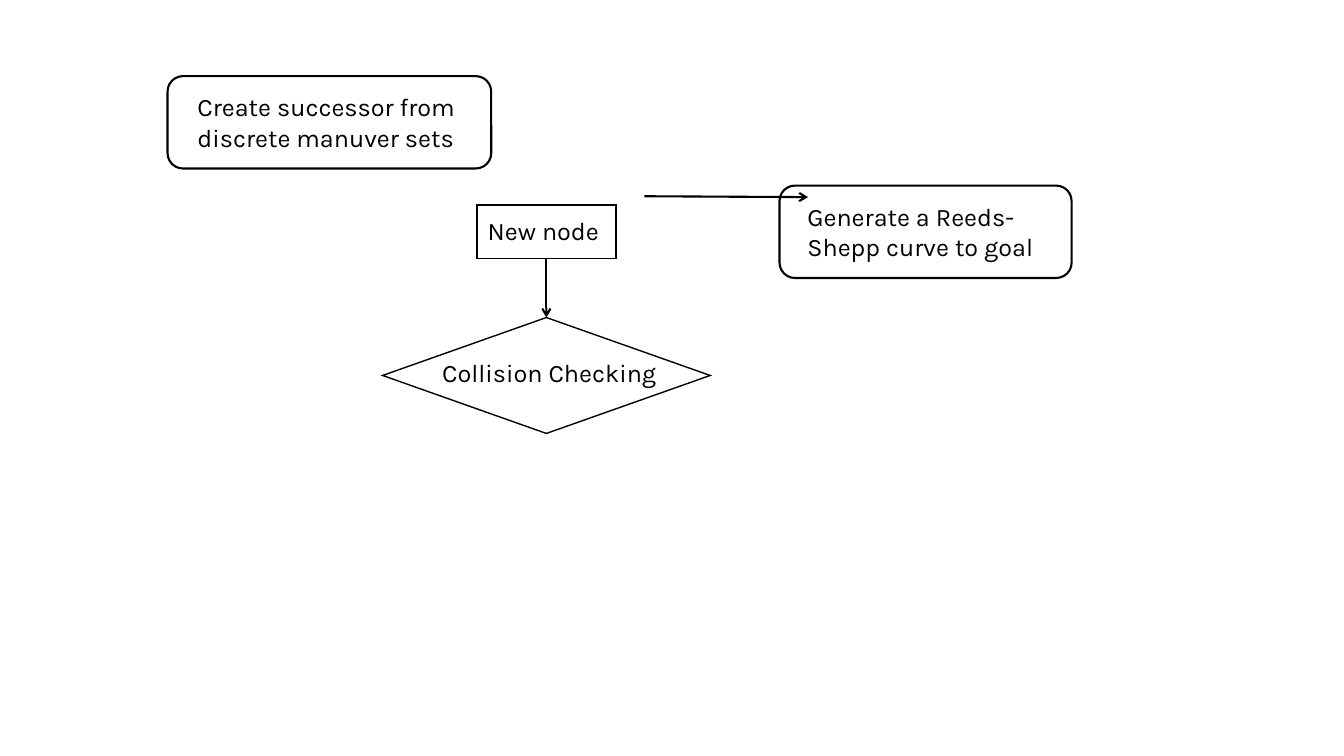
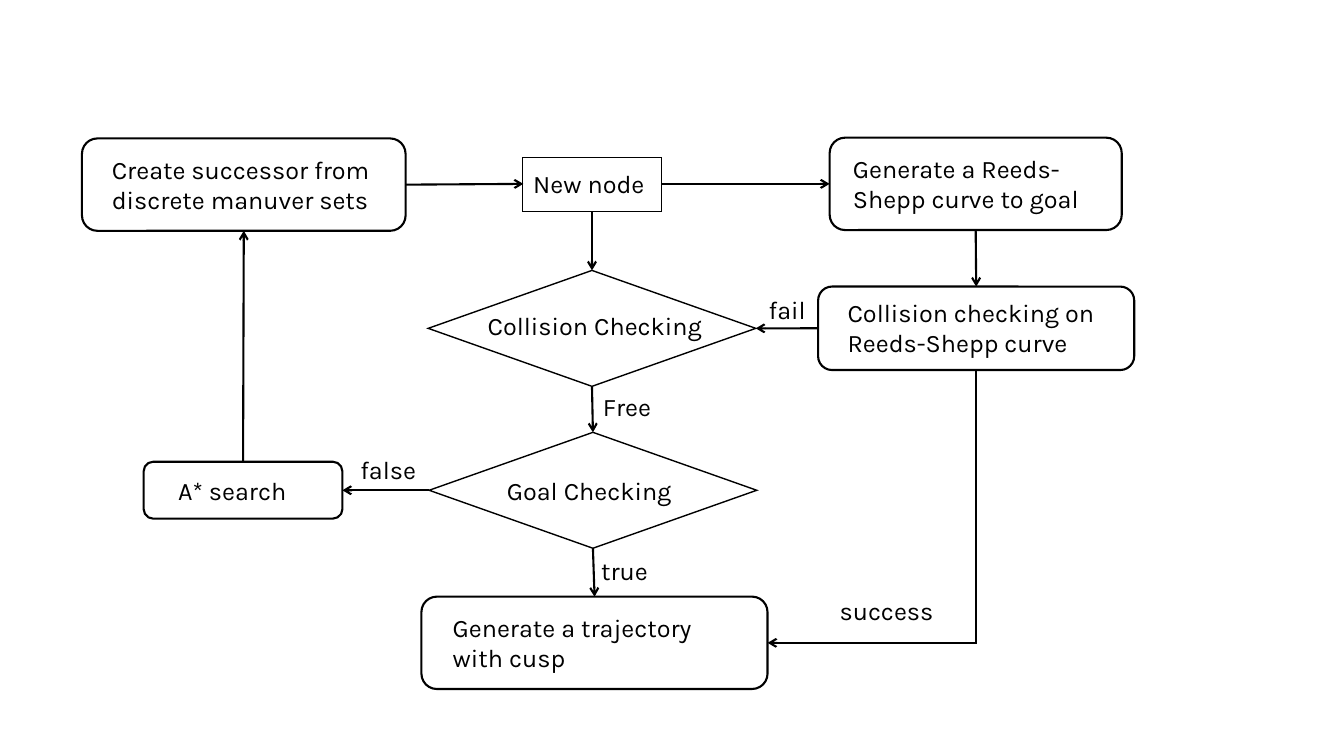
Before and after one commit to 398575911/ASV, a slide deck: slide 5 of docs/figure/chapter04/Figure.pptx. Drawn at 1344x756 pixels with LibreOffice and Linux fonts; fonts in the diff are those of the drawing. Boxes give left, top, right and bottom in pixels: in the first picture for what was removed or moved away, otherwise in the second. Text is boxed around its words. In the diff, an @@ line names an element or a change of style, - is before the commit and + after.

```diff
--- a/docs/figure/chapter04/Figure.pptx
+++ b/docs/figure/chapter04/Figure.pptx
@@ rounded rectangle: place and size @@
-rounded rectangle at (167,77,491,169)
+rounded rectangle at (82,138,405,231)
@@ text "Create successor from discrete manuver ...": place and size @@
-text "Create successor from discrete manuver ..." at (197,98,455,148)
+text "Create successor from discrete manuver ..." at (112,161,369,210)
@@ rounded rectangle: place and size @@
-rounded rectangle at (779,186,1072,278)
+rounded rectangle at (830,138,1122,231)
@@ arrow moved from (644, 197) - (809, 198) to (661, 184) - (830, 184) @@
@@ 1 text, 1 rectangle, 1 arrow: place and size @@
-1 text, 1 rectangle, 1 arrow at (442,205,657,389)
+1 text, 1 rectangle, 1 arrow at (488,158,702,342)
@@ 2 texts, 1 diamond: place and size @@
-2 texts, 1 diamond at (383,208,1033,434)
+2 texts, 1 diamond at (429,160,1079,386)
@@ group added at (144,184,1135,690): 9 texts, 7 arrows, 3 rounded rectangles, 1 diamond, 1 elbow arrow @@
+Goal Checking
+Free
+A* search
+false
+true
+Generate a trajectory with cusp
+Collision checking on Reeds-Shepp curve
+fail
+success
```
Also in this commit, not shown: 1 slide added, 24 other files.
